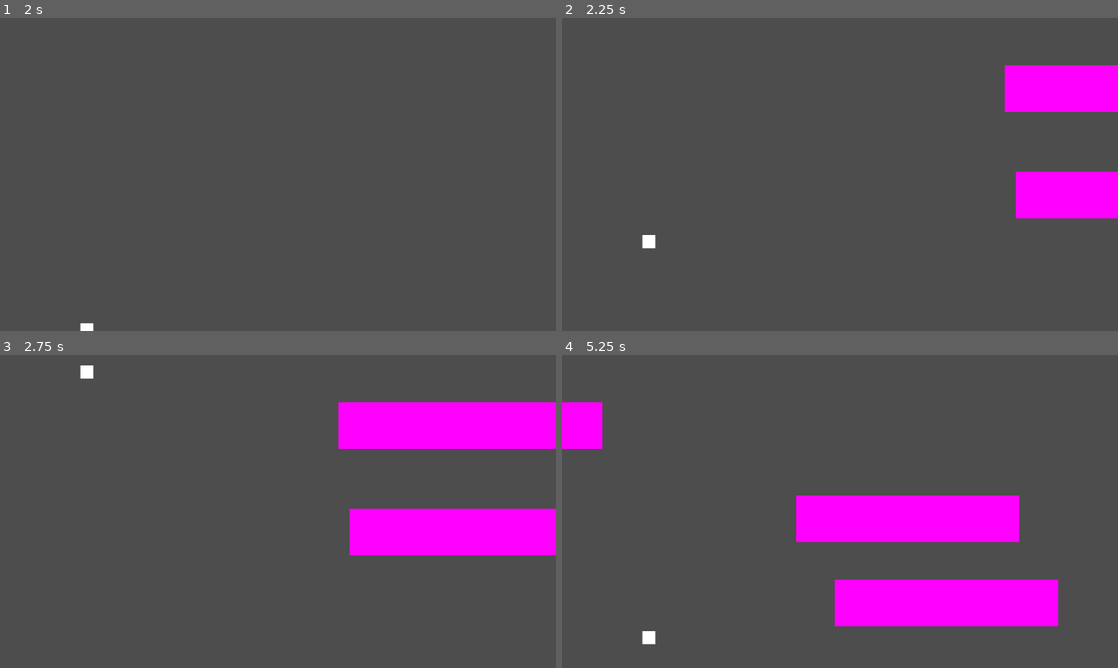
Above: before the commit, frames 1-4 (two rows, left to right).
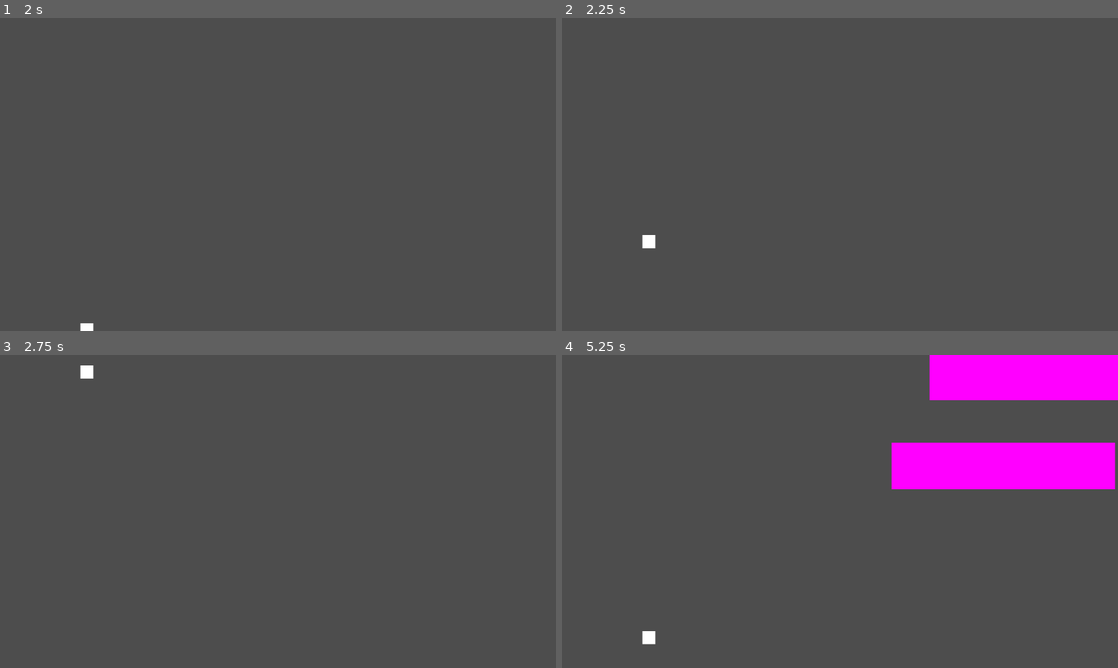
Above: after the commit, the same moments.

Repository: mauro-vb/mobile-game-project
Game: Godot game, scene res://scenes/main.tscn
The game is run twice, just before and just after one commit, with the same random seed, the same clock (stepped at 60 frames per second) and the same inputs.
Inputs:
- Up to frame 1 (2 s): tap Enter at 0.5 s; hold Up (up) 0.53-1.28 s; hold Down (down) from 1.28 s (still down)
- Up to frame 2 (2.25 s): release Down (down) at 2.03 s; hold Up (up) from 2.03 s (still down)
- Up to frame 3 (2.75 s): keep holding Up (up)
- Up to frame 4 (5.25 s): release Up (up) at 3.53 s; hold Down (down) from 3.53 s (still down)

Frame 1 is identical in both runs. In frame 2, 5.8% of the frame differs, in the area x 79-100%, y 15-64%; in frame 3, 11%; in frame 4, 24%, in the area x 0-100%, y 0-87%.

Commit message:
made slowdown consuable

Diff:
--- a/scenes/consumables/slow_down_consumable.tscn
+++ b/scenes/consumables/slow_down_consumable.tscn
@@ -9,7 +9,7 @@
 [node name="SlowDown" type="Node2D" node_paths=PackedStringArray("area")]
 script = ExtResource("1_xjlvy")
 area = NodePath("Area")
-base_amplitude = 2
+base_speed = 8
 
 [node name="Area" type="Area2D" parent="."]
 
--- a/scripts/base_consumable.gd
+++ b/scripts/base_consumable.gd
@@ -8,14 +8,17 @@
 var speed
 var time_passed := 0.0
 
+signal consumed
+
 func _ready():
 	speed = base_speed
-	area.body_entered.connect(consumed)
+	area.body_entered.connect(consume)
 
 func _physics_process(delta):
 	time_passed += delta  # Increment time_passed by delta each frame
 	position.x -= speed  # Move left at a constant speed
 	position.y += base_amplitude * cos(time_passed)  # Oscillate up and down
 
-func consumed(body):
-	pass
+func consume(body):
+	if body is Player:
+		consumed.emit()
--- a/scripts/obstacle_gen.gd
+++ b/scripts/obstacle_gen.gd
@@ -1,13 +1,16 @@
 extends Node2D
 
-const SPAWN_LINE_X = GameParameters.WINDOW_WIDTH + 100
+
+const SPAWN_LINE_X = GameParameters.WINDOW_WIDTH *2
+
 var obstacle_dict := {"basic": preload("res://scenes/obstacles/basic_platform.tscn"),
-					"big": preload("res://scenes/obstacles/big_spiked_platform.tscn"),
-					"test":preload("res://scenes/consumables/slow_down_consumable.tscn")}
+					"big": preload("res://scenes/obstacles/big_spiked_platform.tscn")}
 
-# Called when the node enters the scene tree for the first time.
+var consumable_dict:= {"test":preload("res://scenes/consumables/slow_down_consumable.tscn")}
+
+
 func _ready():
-	spawn_obstacle("test")
+	spawn_consumable("test")
 
 
 # Called every frame. 'delta' is the elapsed time since the previous frame.
@@ -20,17 +23,31 @@
 	obstacle.position = Vector2(SPAWN_LINE_X+x_displacement, y)
 	add_child(obstacle)
 
-
+func spawn_consumable(consumable_name, y = 300, x_displacement=0):
+	var consumable = consumable_dict[consumable_name].instantiate()
+	consumable.position = Vector2(SPAWN_LINE_X+x_displacement, y)
+	add_child(consumable)
 
 func _on_timer_timeout():
 	var mid = GameParameters.WINDOW_HEIGHT / 2
 	if randf() > .5:
 		spawn_obstacle("big", randi_range(30, GameParameters.WINDOW_HEIGHT-30))
 	else:
-		var separation = randi_range(GameParameters.PLAYER_SIZE + 150, 250)
-		var y_first = randi_range(30, GameParameters.WINDOW_HEIGHT-30)
-		var y_second = y_first + separation if y_first < GameParameters.WINDOW_HEIGHT / 2 else y_first - separation
-		var x_delay = randi_range(0, 100) if randf() > .2 else 0
-		spawn_obstacle("basic",y_first,x_delay)
-		spawn_obstacle("basic",y_second)
+		spawn_tunnel()
 	$Timer.wait_time = 2+randf()
+
+func pause(t):
+	$Timer.stop()
+	await get_tree().create_timer(t).timeout
+	$Timer.start()
+
+func spawn_tunnel():
+	var separation = randi_range(GameParameters.PLAYER_SIZE + 150, 250)
+	var y_first = randi_range(30, GameParameters.WINDOW_HEIGHT-30)
+	var y_second = y_first + separation if y_first < GameParameters.WINDOW_HEIGHT / 2 else y_first - separation
+	var x_delay = randi_range(50, 150) if randf() > .2 else 0
+	spawn_obstacle("basic",y_first,x_delay)
+	spawn_obstacle("basic",y_second)
+	#if randf() > .2:
+		#var y_mid = (y_first + y_second) /2
+		#spawn_consumable("test",y_mid)
--- a/scripts/player.gd
+++ b/scripts/player.gd
@@ -50,8 +50,9 @@
 
 	move_and_slide()
 
-func flash(color:Color,duration=.2):
+func flash(color:Color,duration=.2,loops=1):
 	sprite.material.set_shader_parameter("color", color)
 	var flash_tween = create_tween()
+	flash_tween.set_loops(loops)
 	flash_tween.tween_method(set_flash_state, 0,1,duration/2)
 	flash_tween.tween_method(set_flash_state, 1,0,duration/2)
--- a/scripts/slow_down_consumable.gd
+++ b/scripts/slow_down_consumable.gd
@@ -1,6 +1,13 @@
 extends Consumable
 
-func consumed(body):
+func consume(body):
 	if body is Player:
-		body.flash("green",1.0)
-		get_tree().call_group("platforms", "health_changed")
+		consumed.emit()
+		body.flash("purple",.2,5)
+		for platform in get_tree().get_nodes_in_group("platforms"):
+			platform.speed = platform.base_speed / 3
+		get_parent().pause(2)
+		queue_free()
+
+
+		#get_tree().call_group("platforms", "destroy")
--- a/scripts/spiked_platform.gd
+++ b/scripts/spiked_platform.gd
@@ -17,7 +17,7 @@
 func _ready():
 	add_to_group("platforms")
 	speed = base_speed
-	hurt_area.body_entered.connect(deal_dmg)
+	hurt_area.body_entered.connect(damage_player)
 	bounce_area.body_entered.connect(bounce)
 	bounce_area.body_exited.connect(exited)
 	health.health_depleted.connect(destroy)
@@ -30,12 +30,13 @@
 	if position.x < -200:
 		queue_free()
 
-func deal_dmg(body):
+func damage_player(body):
 	bounceable = false
 	var flash_tween = create_tween()
 	sprite.material.set_shader_parameter("color", Color("Red"))
 	flash_tween.tween_method(set_flash_state, 0,1,.2)
 	if body is CharacterBody2D:
+		body.velocity.y = 0
 		speed = base_speed/2
 		await get_tree().create_timer(.2).timeout
 		queue_free()
